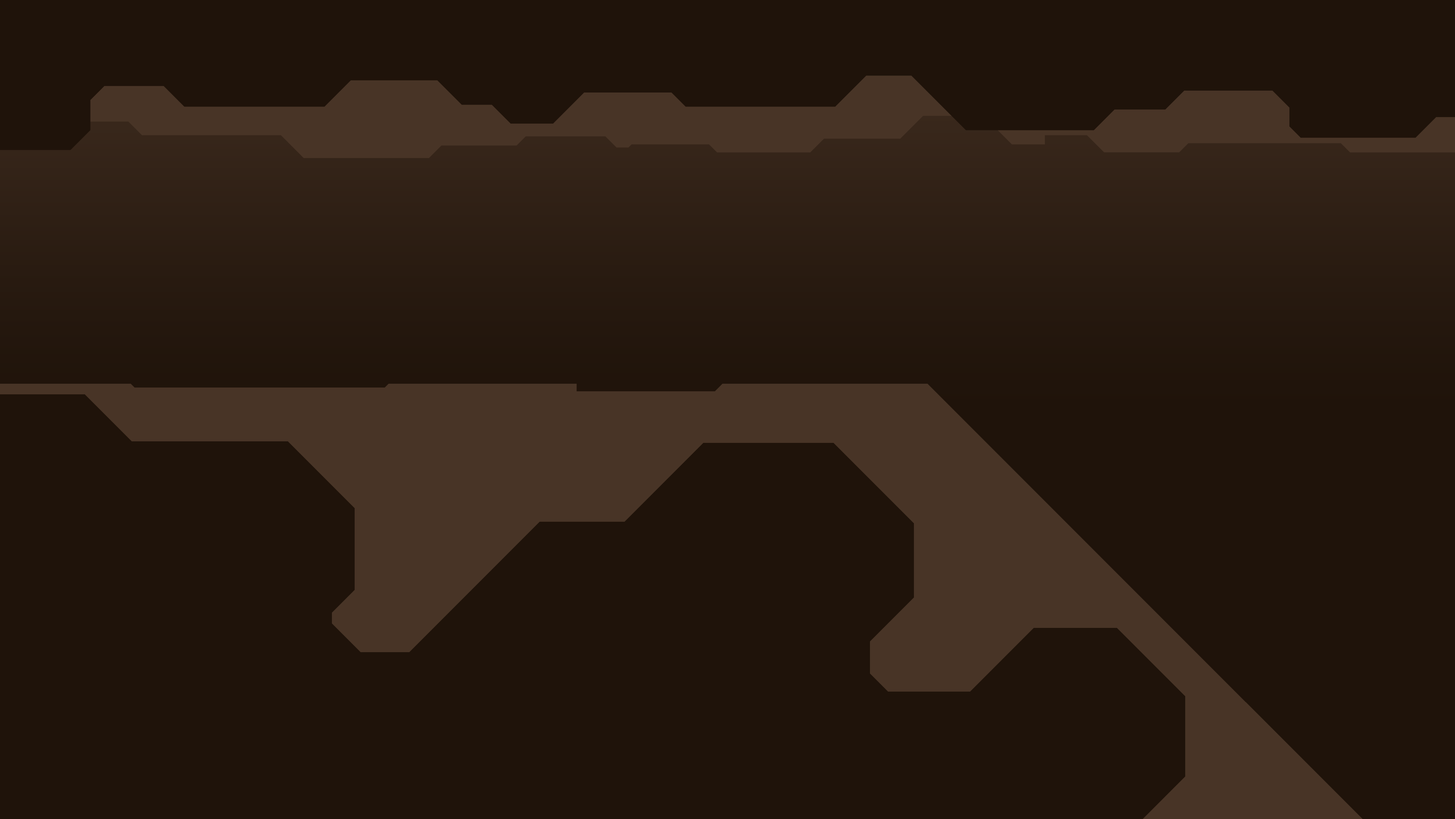
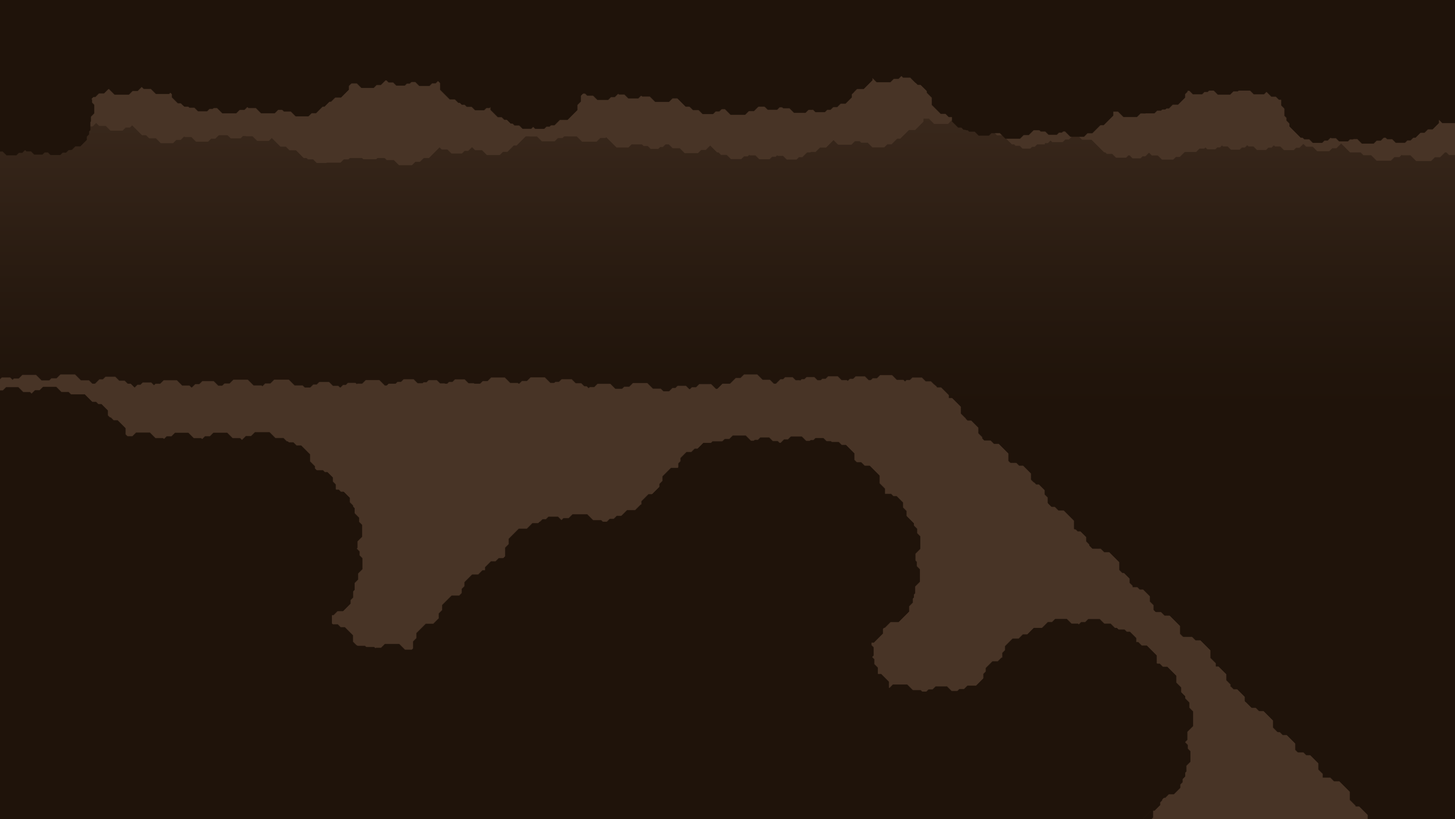
Layers edited between the first and the second 1455×819 image:
painted on "ForeGround" over [0,75,1455,819]
painted on "PlayerGround" over [0,115,1455,819]
